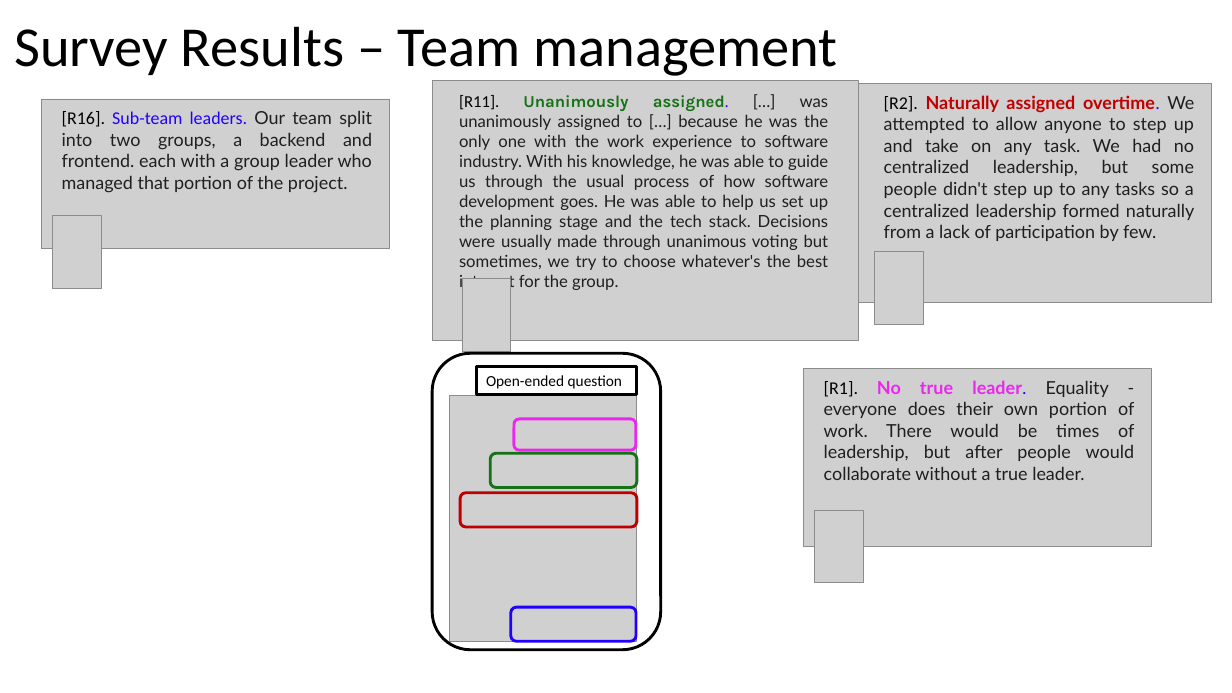
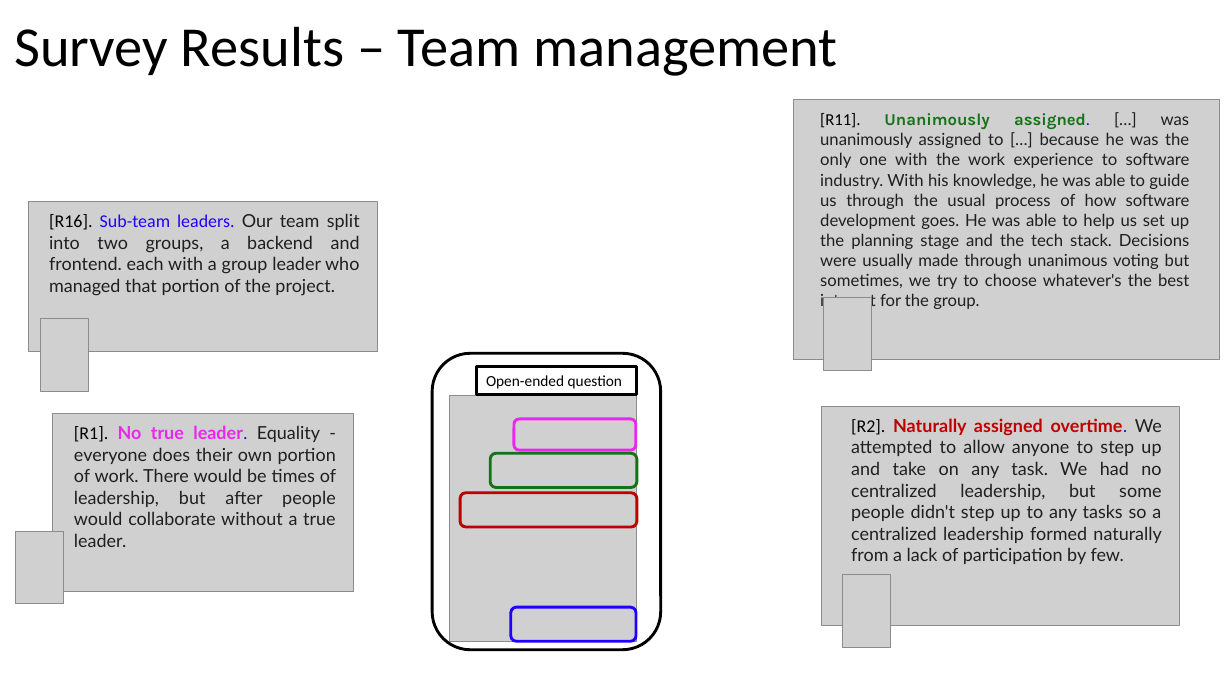
Before and after one commit to johnxu21/johnxu21.github.io, a slide deck: slide 14 of teaching/CS472/Timetable/Survey_Presentation.pptx. Drawn at 1232x693 pixels with LibreOffice and Linux fonts; fonts in the diff are those of the drawing; grey boxes stand for pictures. Boxes give left, top, right and bottom in pixels: in the first picture for what was removed or moved away, otherwise in the second. Text is boxed around its words. In the diff, an @@ line names an element or a change of style, - is before the commit and + after.

```diff
--- a/teaching/CS472/Timetable/Survey_Presentation.pptx
+++ b/teaching/CS472/Timetable/Survey_Presentation.pptx
@@ 2 pictures, 1 text: place and size @@
-2 pictures, 1 text at box(433, 80, 859, 352)
+2 pictures, 1 text at box(794, 100, 1220, 371)
@@ picture: place and size @@
-picture at box(42, 99, 390, 249)
+picture at box(29, 202, 377, 352)
@@ text "[R16]. Sub-team leaders. Our team ...": place and size @@
-text "[R16]. Sub-team leaders. Our team ..." at box(62, 111, 372, 193)
+text "[R16]. Sub-team leaders. Our team ..." at box(49, 213, 360, 296)
@@ picture: place and size @@
-picture at box(53, 216, 102, 289)
+picture at box(40, 319, 89, 392)
@@ picture: place and size @@
-picture at box(804, 369, 1153, 547)
+picture at box(53, 414, 354, 592)
@@ text "[R1]. No true leader. Equality ..." rewrapped from box(824, 380, 1135, 480) to box(74, 425, 336, 547) @@
@@ picture: place and size @@
-picture at box(855, 83, 1213, 302)
+picture at box(822, 407, 1179, 626)
@@ text "[R2]. Naturally assigned overtime. We ...": place and size @@
-text "[R2]. Naturally assigned overtime. We ..." at box(884, 95, 1194, 241)
+text "[R2]. Naturally assigned overtime. We ..." at box(851, 418, 1162, 564)
@@ picture: place and size @@
-picture at box(815, 510, 864, 583)
+picture at box(15, 531, 64, 604)
@@ picture: place and size @@
-picture at box(874, 252, 923, 325)
+picture at box(842, 575, 891, 648)
```
Also in this commit, not shown: 11 other slides changed, 9 slides added, 1 slide removed, 1 other file.
